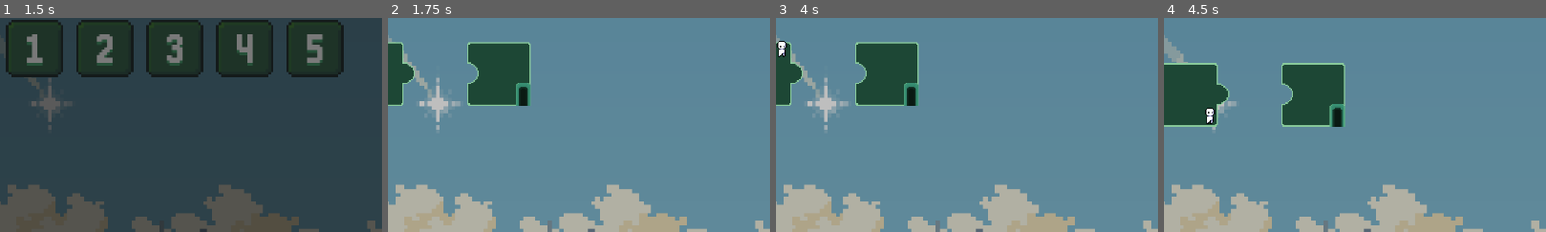
Above: before the commit, frames 1-4 (left to right).
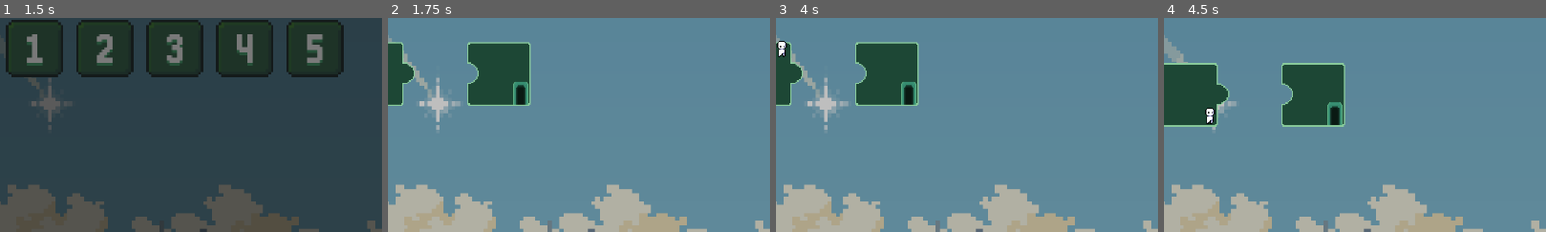
Above: after the commit, the same moments.

Repository: MohammedMMC/prof-path
Game: Godot game, scene res://scenes/welcome.tscn
Two runs of this game, one before a commit and one after it. Both use one fixed random seed, a clock stepped at 60 frames per second and the inputs below.
Inputs (mouse positions are % of the whole screen's width and height, from its top left):
- Up to frame 1 (1.5 s): click (50, 55) at 0.5 s; click "1" at 1.25 s
- Up to frame 2 (1.75 s): no input
- Up to frame 3 (4 s): click (94, 11) at 2 s; click (50, 54) at 2.75 s; tap Enter (ui_accept) at 3.5, 3.77 s; move the mouse to (72, 45) at 3.52 s; hold Right (ui_right) from 3.53 s (still down); tap Alt at 3.6 s; click (72, 45) at 3.67 s
- Up to frame 4 (4.5 s): release Right (ui_right) at 4.25 s; drag from (30, 55) to (45, 70) at 4.27 s
The pictures show only the part of the screen within x 27-77%, y 31-81%; the shares and areas given below are measured in that part.

Frame 1 is identical in both runs. In frame 2, 0.3% of the frame differs, in the area x 32-38%, y 29-42%; in frame 3, 0.3%; in frame 4, 0.4%, in the area x 42-48%, y 39-51%.

Commit message:
added win modal

Diff:
--- a/scenes/levels/Level01.tscn
+++ b/scenes/levels/Level01.tscn
@@ -4,6 +4,7 @@
 [ext_resource type="Script" uid="uid://codn36tvxa8r0" path="res://scripts/levels/level_01.gd" id="1_msin7"]
 [ext_resource type="PackedScene" uid="uid://bku7hb346q2tq" path="res://scenes/level_bar.tscn" id="3_g0jr5"]
 [ext_resource type="PackedScene" uid="uid://b1kvnrqelcjrg" path="res://scenes/modal_pause.tscn" id="4_i4uh8"]
+[ext_resource type="PackedScene" uid="uid://xelsgsbgn2mk" path="res://scenes/modal_win.tscn" id="5_qwlqn"]
 
 [node name="Level01" type="Node2D" unique_id=553084612]
 script = ExtResource("1_msin7")
@@ -28,3 +29,13 @@
 offset_bottom = 270.0
 grow_horizontal = 1
 grow_vertical = 1
+
+[node name="ModalWin" parent="." unique_id=853956185 instance=ExtResource("5_qwlqn")]
+visible = false
+anchors_preset = 0
+anchor_right = 0.0
+anchor_bottom = 0.0
+offset_right = 480.0
+offset_bottom = 270.0
+grow_horizontal = 1
+grow_vertical = 1
--- /dev/null
+++ b/scenes/modal_win.tscn
@@ -0,0 +1,97 @@
+[gd_scene format=3 uid="uid://xelsgsbgn2mk"]
+
+[ext_resource type="Texture2D" uid="uid://raayhukhkmiu" path="res://assets/modal/modal_win.png" id="1_ai7nt"]
+[ext_resource type="Script" uid="uid://wmp8q4xq0p0k" path="res://scripts/modal_win.gd" id="1_n6ba1"]
+[ext_resource type="Texture2D" uid="uid://cuw4e6t0uamy4" path="res://assets/buttons/button_levels.png" id="2_bofkg"]
+[ext_resource type="Texture2D" uid="uid://dsfrqpbp0k13e" path="res://assets/buttons/button_levels_clicked.png" id="3_0lrig"]
+[ext_resource type="Texture2D" uid="uid://du03juufo1i6d" path="res://assets/buttons/button_levels_hover.png" id="4_n6ba1"]
+[ext_resource type="Texture2D" uid="uid://dq0dqlo3dlts3" path="res://assets/buttons/button_next.png" id="5_0xu8s"]
+[ext_resource type="Texture2D" uid="uid://cu6rebomwmdfr" path="res://assets/buttons/button_next_clicked.png" id="6_dwo3q"]
+[ext_resource type="Texture2D" uid="uid://c0fgqggmppv8g" path="res://assets/buttons/button_next_hover.png" id="7_ru737"]
+[ext_resource type="Texture2D" uid="uid://cmcrd3laa4yed" path="res://assets/modal/star_big.png" id="8_0lrig"]
+[ext_resource type="Texture2D" uid="uid://caq28ncq7yyob" path="res://assets/modal/star_small.png" id="9_n6ba1"]
+
+[node name="ModalWin" type="Control" unique_id=418929332]
+z_index = 10
+layout_mode = 3
+anchors_preset = 15
+anchor_right = 1.0
+anchor_bottom = 1.0
+grow_horizontal = 2
+grow_vertical = 2
+script = ExtResource("1_n6ba1")
+
+[node name="ColorRect" type="ColorRect" parent="." unique_id=298380823]
+layout_mode = 1
+anchors_preset = 15
+anchor_right = 1.0
+anchor_bottom = 1.0
+grow_horizontal = 2
+grow_vertical = 2
+color = Color(0, 0, 0, 0.39215687)
+
+[node name="TextureRect" type="TextureRect" parent="." unique_id=798309816]
+layout_mode = 1
+anchors_preset = 8
+anchor_left = 0.5
+anchor_top = 0.5
+anchor_right = 0.5
+anchor_bottom = 0.5
+offset_left = -107.02702
+offset_top = -88.0
+offset_right = 107.02704
+offset_bottom = 88.0
+grow_horizontal = 2
+grow_vertical = 2
+texture = ExtResource("1_ai7nt")
+
+[node name="LevelsButton" type="TextureButton" parent="TextureRect" unique_id=1585943111]
+layout_mode = 1
+anchors_preset = 2
+anchor_top = 1.0
+anchor_bottom = 1.0
+offset_left = 17.027023
+offset_top = -47.0
+offset_right = 102.02702
+offset_bottom = -18.0
+grow_vertical = 0
+mouse_default_cursor_shape = 2
+texture_normal = ExtResource("2_bofkg")
+texture_pressed = ExtResource("3_0lrig")
+texture_hover = ExtResource("4_n6ba1")
+texture_disabled = ExtResource("4_n6ba1")
+texture_focused = ExtResource("4_n6ba1")
+stretch_mode = 5
+
+[node name="NextButton" type="TextureButton" parent="TextureRect" unique_id=1954449012]
+layout_mode = 1
+anchors_preset = 3
+anchor_left = 1.0
+anchor_top = 1.0
+anchor_right = 1.0
+anchor_bottom = 1.0
+offset_left = -102.02704
+offset_top = -48.0
+offset_right = -16.027039
+offset_bottom = -17.0
+grow_horizontal = 0
+grow_vertical = 0
+mouse_default_cursor_shape = 2
+texture_normal = ExtResource("5_0xu8s")
+texture_pressed = ExtResource("6_dwo3q")
+texture_hover = ExtResource("7_ru737")
+texture_disabled = ExtResource("7_ru737")
+texture_focused = ExtResource("7_ru737")
+stretch_mode = 5
+
+[node name="2ndStar" type="Sprite2D" parent="TextureRect" unique_id=1926019109]
+visible = false
+position = Vector2(106.02702, 52)
+scale = Vector2(2.3861613, 2.386161)
+texture = ExtResource("8_0lrig")
+
+[node name="3rdStar" type="Sprite2D" parent="TextureRect" unique_id=402822056]
+visible = false
+position = Vector2(158.02702, 63.000008)
+scale = Vector2(2.4044125, 2.4044125)
+texture = ExtResource("9_n6ba1")
--- a/scripts/levels/level_01.gd
+++ b/scripts/levels/level_01.gd
@@ -6,3 +6,5 @@
 	start_cell = Vector2i(2, 2)
 	end_cell = Vector2i(4, 2)
 	door_piece_local_position = Vector2(30.0, 33.0)
+	door_padding_right = 2.0
+	door_padding_bottom = 1.0
--- a/scripts/levels/level_base.gd
+++ b/scripts/levels/level_base.gd
@@ -14,9 +14,14 @@
 const DOOR_SCENE := preload("res://scenes/door.tscn")
 
 const WELCOME_SCENE := "res://scenes/welcome.tscn"
+const LEVELS_SCENE := "res://scenes/levels.tscn"
 const PAUSE_MODAL_ANIM_DURATION := 0.2
 const PAUSE_MODAL_SHOW_START_SCALE := 0.9
 const PAUSE_MODAL_HIDE_END_SCALE := 1.08
+const WIN_MODAL_ANIM_DURATION := 0.2
+const WIN_MODAL_SHOW_START_SCALE := 0.9
+const WIN_MODAL_HIDE_END_SCALE := 1.08
+const WIN_MODAL_SHOW_DELAY_SECONDS := 0.5
 
 const TEX_PLAYER_IDLE := preload("res://assets/player/idle.png")
 const TEX_PLAYER_WALK := preload("res://assets/player/walk.png")
@@ -52,6 +57,7 @@
 const PLAYER_HITBOX_INSET_RIGHT := 3.0
 const PLAYER_HITBOX_INSET_TOP := 1.0
 const PLAYER_HITBOX_INSET_BOTTOM := 1.0
+const PLAYER_WIN_TELEPORT_Y_OFFSET := 2.0
 
 const DOOR_LOCAL_RECT_POSITION := Vector2(-20.0, -23.0)
 const DOOR_LOCAL_RECT_SIZE := Vector2(40.0, 40.0)
@@ -62,6 +68,7 @@
 @onready var pause_button: TextureButton = $LevelBar/PauseButton
 @onready var timer_label: Label = $LevelBar/LevelLabel/TimerLabel
 @onready var scene_modal_pause: Control = get_node_or_null("ModalPause") as Control
+@onready var scene_modal_win: Control = get_node_or_null("ModalWin") as Control
 
 var level_number := 1
 var start_cell := Vector2i(2, 2)
@@ -73,6 +80,8 @@
 # Fallback anchor (used when door sprite bounds are not detectable).
 var door_piece_local_position := Vector2(30.0, 33.0)
 var door_snap_to_ground_right := true
+var door_padding_right := 2.0
+var door_padding_bottom := 1.0
 
 var _base_piece_size := 50.0
 var _piece_scale := 1.0
@@ -109,8 +118,12 @@
 var _elapsed_seconds := 0.0
 var _is_paused := false
 var _pause_transition_active := false
+var _win_transition_active := false
 var _modal_pause: Control = null
+var _modal_win: Control = null
 var _pause_canvas_layer: CanvasLayer = null
+var _win_second_star: CanvasItem = null
+var _win_third_star: CanvasItem = null
 
 
 func _apply_level_config() -> void:
@@ -360,8 +373,8 @@
 			_door_local_rect_size = sprite_rect.size
 			if door_snap_to_ground_right:
 				final_position = Vector2(
-					_base_piece_size - (sprite_rect.position.x + sprite_rect.size.x),
-					_base_piece_size - (sprite_rect.position.y + sprite_rect.size.y)
+					_base_piece_size - door_padding_right - (sprite_rect.position.x + sprite_rect.size.x),
+					_base_piece_size - door_padding_bottom - (sprite_rect.position.y + sprite_rect.size.y)
 				)
 
 		_door_instance = instance as Node2D
@@ -407,7 +420,7 @@
 		_modal_pause.reparent(_pause_canvas_layer)
 
 	_modal_pause.z_as_relative = false
-	_modal_pause.z_index = 10_000
+	_modal_pause.z_index = 100
 	_modal_pause.visible = false
 	_modal_pause.modulate = Color(1, 1, 1, 0)
 	_modal_pause.scale = Vector2.ONE * PAUSE_MODAL_SHOW_START_SCALE
@@ -426,6 +439,40 @@
 	if exit_button != null:
 		exit_button.pressed.connect(_on_exit_button_pressed)
 
+	_setup_win_modal()
+
+
+func _setup_win_modal() -> void:
+	_modal_win = scene_modal_win
+	if _modal_win == null:
+		return
+
+	if _modal_win.get_parent() != _pause_canvas_layer:
+		_modal_win.reparent(_pause_canvas_layer)
+
+	_modal_win.z_as_relative = false
+	_modal_win.z_index = 101
+	_modal_win.visible = false
+	_modal_win.modulate = Color(1, 1, 1, 0)
+	_modal_win.scale = Vector2.ONE * WIN_MODAL_SHOW_START_SCALE
+	_modal_win.pivot_offset = _modal_win.size * 0.5
+	_modal_win.mouse_filter = Control.MOUSE_FILTER_STOP
+
+	var levels_button: TextureButton = _modal_win.get_node_or_null("TextureRect/LevelsButton") as TextureButton
+	if levels_button != null:
+		levels_button.pressed.connect(_on_win_levels_button_pressed)
+
+	var next_button: TextureButton = _modal_win.get_node_or_null("TextureRect/NextButton") as TextureButton
+	if next_button != null:
+		next_button.pressed.connect(_on_win_next_button_pressed)
+
+	_win_second_star = _modal_win.get_node_or_null("TextureRect/2ndStar") as CanvasItem
+	_win_third_star = _modal_win.get_node_or_null("TextureRect/3rdStar") as CanvasItem
+	if _win_second_star != null:
+		_win_second_star.visible = false
+	if _win_third_star != null:
+		_win_third_star.visible = false
+
 
 func _update_timer_label() -> void:
 	var total_seconds: int = int(floor(_elapsed_seconds))
@@ -470,6 +517,43 @@
 
 	_set_pause_state(false)
 	get_tree().change_scene_to_file(WELCOME_SCENE)
+
+
+func _on_win_levels_button_pressed() -> void:
+	if _win_transition_active:
+		return
+
+	_hide_win_modal_animated(func() -> void:
+		_set_pause_state(false)
+		get_tree().change_scene_to_file(LEVELS_SCENE)
+	)
+
+
+func _on_win_next_button_pressed() -> void:
+	if _win_transition_active:
+		return
+
+	var next_scene_path := _next_level_scene_path()
+	_hide_win_modal_animated(func() -> void:
+		_set_pause_state(false)
+		if ResourceLoader.exists(next_scene_path):
+			get_tree().change_scene_to_file(next_scene_path)
+		else:
+			get_tree().change_scene_to_file(LEVELS_SCENE)
+	)
+
+
+func _next_level_scene_path() -> String:
+	var next_level := level_number + 1
+	var lower_path := "res://scenes/levels/level%02d.tscn" % next_level
+	if ResourceLoader.exists(lower_path):
+		return lower_path
+
+	var upper_path := "res://scenes/levels/Level%02d.tscn" % next_level
+	if ResourceLoader.exists(upper_path):
+		return upper_path
+
+	return lower_path
 
 
 func _show_pause_modal_animated() -> void:
@@ -510,6 +594,44 @@
 	)
 
 
+func _show_win_modal_animated() -> void:
+	if _modal_win == null:
+		return
+
+	_win_transition_active = true
+	_modal_win.visible = true
+	_modal_win.move_to_front()
+	_modal_win.modulate = Color(1, 1, 1, 0)
+	_modal_win.scale = Vector2.ONE * WIN_MODAL_SHOW_START_SCALE
+	_modal_win.pivot_offset = _modal_win.size * 0.5
+
+	var tween := create_tween()
+	tween.tween_property(_modal_win, "modulate:a", 1.0, WIN_MODAL_ANIM_DURATION).set_trans(Tween.TRANS_SINE).set_ease(Tween.EASE_OUT)
+	tween.parallel().tween_property(_modal_win, "scale", Vector2.ONE, WIN_MODAL_ANIM_DURATION).set_trans(Tween.TRANS_BACK).set_ease(Tween.EASE_OUT)
+	tween.finished.connect(func() -> void:
+		_win_transition_active = false
+	)
+
+
+func _hide_win_modal_animated(after_hide: Callable = Callable()) -> void:
+	if _modal_win == null:
+		if after_hide.is_valid():
+			after_hide.call()
+		return
+
+	_win_transition_active = true
+	var tween := create_tween()
+	tween.tween_property(_modal_win, "modulate:a", 0.0, WIN_MODAL_ANIM_DURATION).set_trans(Tween.TRANS_SINE).set_ease(Tween.EASE_IN)
+	tween.parallel().tween_property(_modal_win, "scale", Vector2.ONE * WIN_MODAL_HIDE_END_SCALE, WIN_MODAL_ANIM_DURATION).set_trans(Tween.TRANS_BACK).set_ease(Tween.EASE_IN)
+	tween.finished.connect(func() -> void:
+		_modal_win.visible = false
+		_modal_win.scale = Vector2.ONE * WIN_MODAL_SHOW_START_SCALE
+		_win_transition_active = false
+		if after_hide.is_valid():
+			after_hide.call()
+	)
+
+
 func _setup_player() -> void:
 	_player_root = Node2D.new()
 	_player_root.name = "Player"
@@ -665,8 +787,63 @@
 	_update_player_animation(direction, wants_run)
 
 	if not _level_complete and _is_player_in_door():
-		_level_complete = true
-		print("Level %d complete" % level_number)
+		_start_win_sequence()
+
+
+func _start_win_sequence() -> void:
+	if _level_complete:
+		return
+
+	_level_complete = true
+	_set_pause_state(true)
+	_player_velocity = Vector2.ZERO
+	_center_player_on_door()
+	if _player_sprite != null:
+		_player_sprite.play("idle")
+
+	if _modal_pause != null and _modal_pause.visible:
+		_modal_pause.visible = false
+
+	await get_tree().create_timer(WIN_MODAL_SHOW_DELAY_SECONDS).timeout
+	_apply_win_stars_from_time()
+	_show_win_modal_animated()
+	print("Level %d complete" % level_number)
+
+
+func _center_player_on_door() -> void:
+	if _door_instance == null or _player_root == null:
+		return
+
+	var door_center := _door_instance.position + _door_local_rect_position + (_door_local_rect_size * 0.5)
+	var visual := _player_visual_size()
+	var centered_position := door_center - (visual * 0.5)
+	centered_position.y += PLAYER_WIN_TELEPORT_Y_OFFSET
+	centered_position.x = clampf(centered_position.x, _player_min_x(), _player_max_x())
+	centered_position.y = clampf(centered_position.y, -_base_piece_size, _player_floor_root_y())
+	_player_root.position = centered_position
+
+
+func _apply_win_stars_from_time() -> void:
+	var show_second := false
+	var show_third := false
+
+	if _elapsed_seconds < 60.0:
+		show_second = true
+		show_third = true
+	elif _elapsed_seconds >= 180.0:
+		show_second = false
+		show_third = false
+	elif _elapsed_seconds > 120.0:
+		show_second = true
+		show_third = false
+	else:
+		show_second = true
+		show_third = true
+
+	if _win_second_star != null:
+		_win_second_star.visible = show_second
+	if _win_third_star != null:
+		_win_third_star.visible = show_third
 
 
 func _resolve_horizontal_transition(new_pos: Vector2) -> Vector2:
--- /dev/null
+++ b/scripts/modal_win.gd
@@ -0,0 +1,11 @@
+extends Control
+
+
+# Called when the node enters the scene tree for the first time.
+func _ready() -> void:
+	pass # Replace with function body.
+
+
+# Called every frame. 'delta' is the elapsed time since the previous frame.
+func _process(delta: float) -> void:
+	pass
Binary file added: assets/buttons/button_levels.png
Not shown, added: assets/buttons/button_levels.png.import
Binary file added: assets/buttons/button_levels_clicked.png
Not shown, added: assets/buttons/button_levels_clicked.png.import
Binary file added: assets/buttons/button_levels_hover.png
Not shown, added: assets/buttons/button_levels_hover.png.import
Binary file added: assets/buttons/button_next.png
Not shown, added: assets/buttons/button_next.png.import
Binary file added: assets/buttons/button_next_clicked.png
Not shown, added: assets/buttons/button_next_clicked.png.import
Binary file added: assets/buttons/button_next_hover.png
Not shown, added: assets/buttons/button_next_hover.png.import
(and 7 more such lines)
